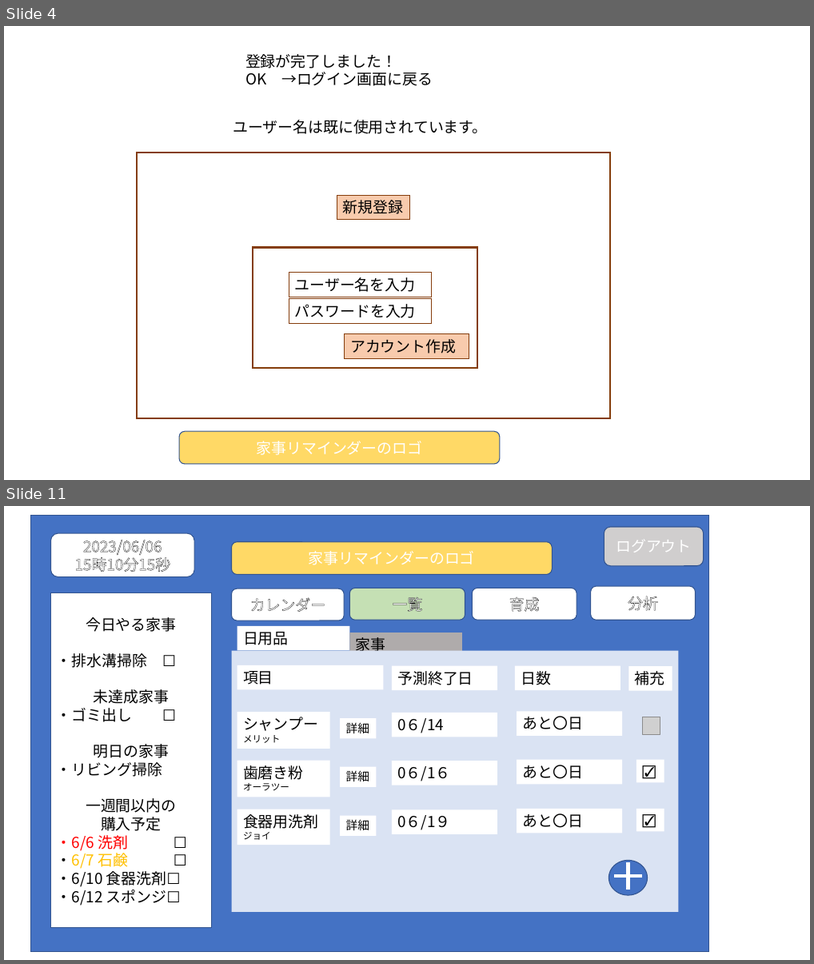
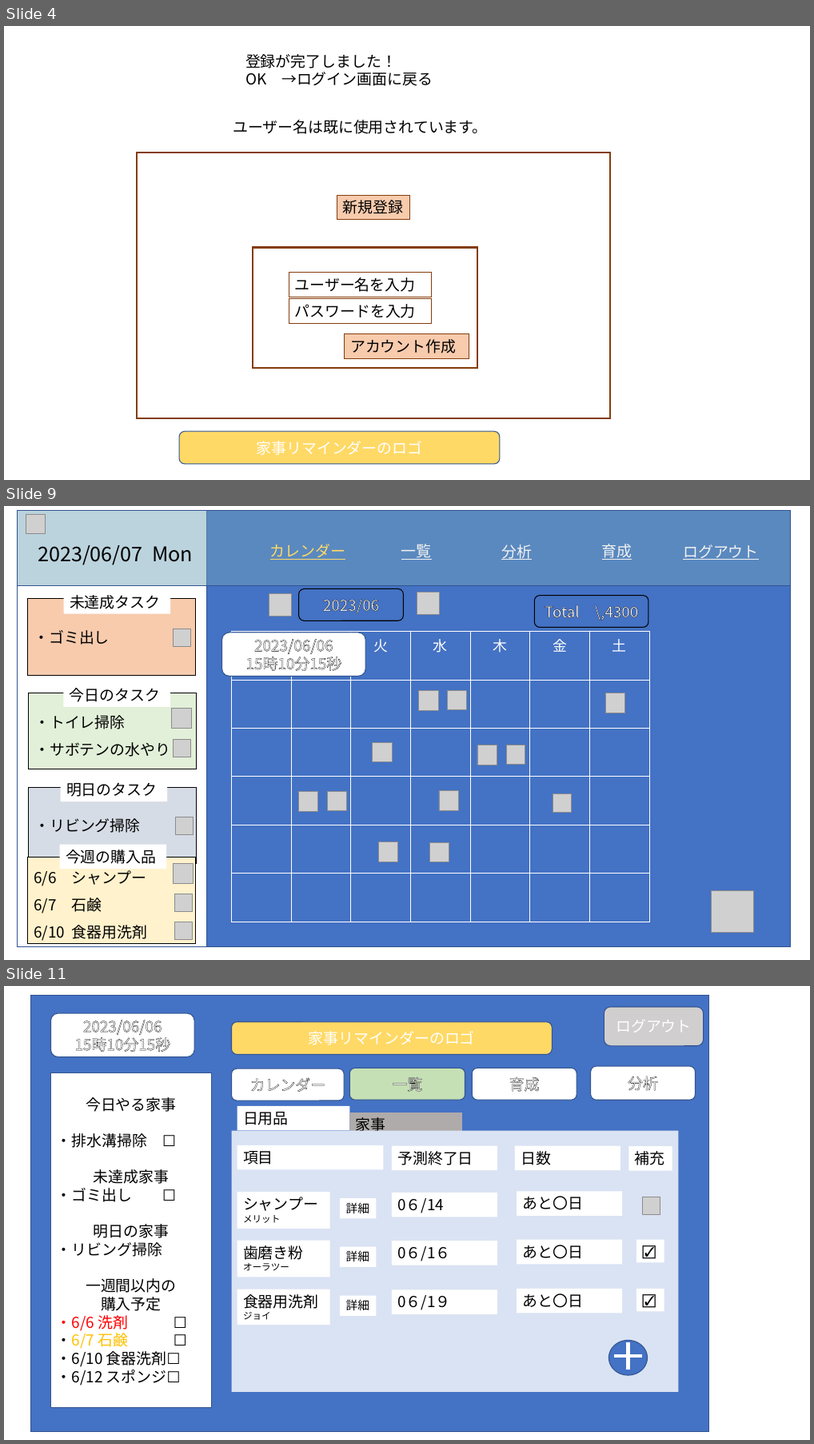
Before and after one commit to dojo2023/A-5, a slide deck: doc/外部設計_プレゼン.pptx. Shown one above the other, each under a label of ours: slides 4 and 11 before the commit, slides 4, 9 and 11 after it; the slides between them are not shown. The pictures are 814x964 and 814x1444 pixels, drawn with LibreOffice and Linux fonts; fonts in the diff are those of the drawing; grey boxes stand for pictures. Boxes give left, top, right and bottom in pixels: in the first picture for what was removed or moved away, otherwise in the second. Text is boxed around its words. In the diff, an @@ line names an element or a change of style, - is before the commit and + after.

```diff
--- a/doc/外部設計_プレゼン.pptx
+++ b/doc/外部設計_プレゼン.pptx
@@ slide 9 added at (4, 506, 810, 960), background #FFFFFF @@
@@ rectangle added at (18, 510, 206, 947), fill #FFFFFF, outline #325491 1 pt @@
@@ rectangle added at (23, 510, 791, 947), fill #4472C4, outline #325491 1 pt @@
@@ group added at (18, 510, 791, 585): 6 texts, 1 rectangle, 1 picture @@
+カレンダー
+一覧
+分析
+育成
+ログアウト
+2023/06/07 Mon
@@ rectangle added at (28, 599, 196, 675), fill #F8CBAD, outline #000000 0.75 pt, 18 pt, text #000000 @@
+・ゴミ出し
@@ rectangle added at (64, 589, 171, 614), fill #FFFFFF, 18 pt, text #000000 @@
+未達成タスク
@@ picture added at (270, 594, 292, 616) @@
@@ rounded rectangle added at (299, 589, 404, 621), outline #000000 1 pt, 18 pt, text #FFFFFF @@
+2023/06
@@ picture added at (417, 592, 439, 614) @@
@@ rounded rectangle added at (534, 596, 649, 628), outline #000000 1 pt, 18 pt, text #FFFFFF @@
+Total \,4300
@@ picture added at (174, 629, 191, 646) @@
@@ rounded rectangle added at (222, 632, 366, 676), fill #FFFFFF, outline #325491 1 pt, 18 pt, text #FFFFFF @@
+2023/06/06
+15時10分15秒
@@ table added at (231, 632, 650, 922), 6 rows, 7 columns @@
+日 | 月 | 火 | 水 | 木 | 金 | 土
+ |  |  |  |  |  | 
+ |  |  |  |  |  | 
+ |  |  |  |  |  | 
+ |  |  |  |  |  | 
+ |  |  |  |  |  | 
@@ picture added at (419, 691, 439, 711) @@
@@ picture added at (448, 691, 466, 709) @@
@@ picture added at (606, 693, 626, 713) @@
@@ group added at (29, 683, 197, 769): 2 rectangles, 2 pictures @@
+・トイレ掃除
+・サボテンの水やり
+今日のタスク
@@ picture added at (373, 742, 393, 762) @@
@@ picture added at (478, 745, 498, 765) @@
@@ picture added at (506, 745, 526, 764) @@
@@ rectangle added at (29, 788, 197, 864), fill #D6DCE5, outline #000000 0.75 pt, 18 pt, text #000000 @@
+・リビング掃除
@@ rectangle added at (60, 777, 167, 801), fill #FFFFFF, 18 pt, text #000000 @@
+明日のタスク
@@ picture added at (298, 792, 318, 812) @@
@@ picture added at (328, 792, 346, 810) @@
@@ picture added at (439, 790, 459, 810) @@
@@ picture added at (554, 793, 572, 812) @@
@@ picture added at (175, 816, 193, 834) @@
@@ group added at (28, 844, 196, 944): 3 pictures, 2 rectangles @@
+6/6 シャンプー
+6/7 石鹸
+6/10 食器用洗剤
+今週の購入品
@@ picture added at (378, 842, 398, 862) @@
@@ picture added at (430, 842, 450, 861) @@
@@ picture added at (712, 890, 754, 932) @@
```
Also in this commit, not shown: 6 slides changed.
